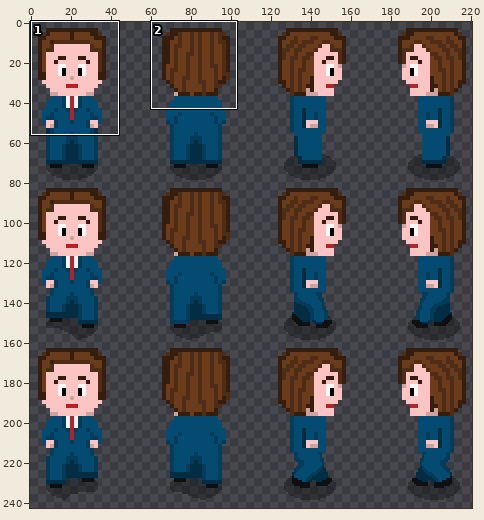
Two versions of one sprite sheet, src/sprites/male-guest-blue.png. Above, an overview of the earlier version with the close-up marked.
Close-up. Before the edit:
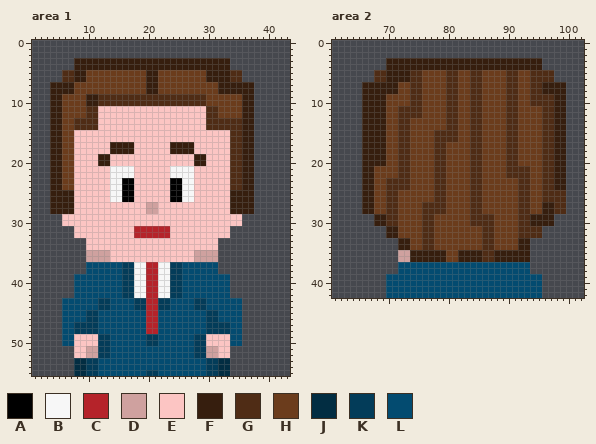
The file is 221x244 pixels. Shown: area 1: x 1..43, y 0..55; area 2: x 61..102, y 0..42. The wide view leaves out empty margins. The commit also changed other parts of the picture, which this record leaves out.
Palette (. is transparent): A #000000  B #f7f7f7  C #b5232a  D #cfa19f  E #fcc5c3  F #361e0e  G #4f2c15  H #6b3c1c  J #022d42  K #033c59  L #034b70
And afterwards:
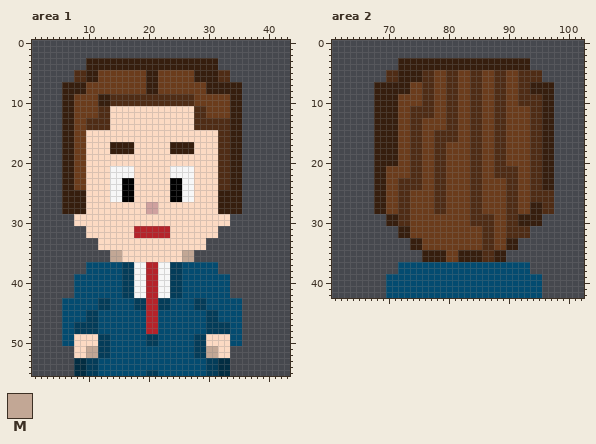
Colours new in this view: M #c2a795
Change:
Colour E changes from #fcc5c3 to #fcdac3.
Area 1:
Colour F gives way to colour E in rows 19 to 20 at x 12 to 13 and 28 to 29.
Colour E gives way to colour F in rows 25 to 28 at x 8 to 9 and 32 to 33.
Colour G gives way to colour F in rows 9 to 10 at x 12 to 13; in rows 13 to 24 at x 34 to 35.
Colour H gives way to colour F in rows 5 to 6 at x 10 to 11 and 28 to 29; in rows 7 to 8 at x 8 to 9 and 30 to 31; in rows 9 to 12 at x 6 to 7 and 34 to 35; in rows 13 to 24 at x 6 to 7.
Colour E gives way to colour G in rows 11 to 14 at x 12 to 13 and 28 to 29; in rows 15 to 24 at x 32 to 33.
Colour F gives way to colour G in rows 5 to 6 at x 8 to 9 and 32 to 33.
Colour E gives way to colour H in rows 15 to 24 at x 8 to 9.
Colour F gives way to colour H in rows 9 to 10 at x 10 to 11.
Colour G gives way to colour H in rows 9 to 10 at x 28 to 29; in rows 11 to 12 at x 10 to 11 and 30 to 31; in rows 13 to 14 at x 8 to 9.
Colour D gives way to colour M in rows 51 to 52 at x 10 to 11 and 30 to 31.
Colour E gives way to colour M in rows 35 to 36 at x 14 to 15 and 26 to 27.
Colour D is removed in rows 35 to 36 at x 10 to 13 and 28 to 31.
Colour E is removed in rows 29 to 30 at x 6 to 7 and 34 to 35; in rows 31 to 32 at x 8 to 9 and 32 to 33; in rows 33 to 34 at x 10 to 11 and 30 to 31.
Colour F is removed in rows 3 to 4 at x 8 to 9 and 32 to 33; in rows 7 to 28 at x 4 to 5 and 36 to 37.
Colour G is removed in rows 5 to 6 at x 6 to 7 and 34 to 35.
Area 2:
Colour G gives way to colour F in rows 5 to 6 at x 74 to 75; in rows 7 to 8 at x 94 to 95; in rows 9 to 24 at x 96 to 97; in rows 29 to 30 at x 70 to 71 and 92 to 93.
Colour H gives way to colour F in rows 7 to 8 at x 72 to 73; in rows 9 to 20 at x 70 to 71; in rows 21 to 26 at x 68 to 69; in rows 27 to 28 at x 68 to 69 and 94 to 95; in rows 31 to 32 at x 72 to 73; in rows 33 to 34 at x 74 to 75 and 90 to 91.
Colour F gives way to colour G in rows 5 to 6 at x 70 to 71; in rows 27 to 28 at x 96 to 97.
Colour H gives way to colour G in rows 5 to 10 at x 76 to 77, 88 to 89 and 92 to 93; in rows 11 to 12 at x 76 to 77, 88 to 89 and 94 to 95; in rows 13 to 22 at x 74 to 75, 88 to 89 and 94 to 95; in rows 23 to 24 at x 74 to 75, 90 to 91 and 94 to 95; in rows 25 to 26 at x 72 to 73, 90 to 91 and 94 to 95; in rows 27 to 30 at x 72 to 73 and 90 to 91.
Colour H gives way to colour G in rows 31 to 32 at x 90 to 91.
Colour G gives way to colour H in rows 5 to 6 at x 90 to 91; in rows 7 to 10 at x 74 to 75 and 90 to 91; in rows 11 to 20 at x 72 to 73 and 90 to 91; in rows 21 to 22 at x 72 to 73 and 92 to 93; in rows 23 to 26 at x 70 to 71 and 92 to 93; in rows 27 to 28 at x 70 to 71, 76 to 77 and 92 to 93.
Colour G gives way to colour H in rows 29 to 34 at x 76 to 77.
Colour D is removed in rows 35 to 36 at x 72 to 73.
Colour F is removed in rows 3 to 4 at x 70 to 71 and 94 to 95; in rows 7 to 24 at x 66 to 67 and 98 to 99; in rows 25 to 28 at x 66 to 67; in rows 29 to 30 at x 68 to 69 and 96 to 97; in rows 31 to 32 at x 70 to 71; in rows 33 to 34 at x 72 to 73 and 92 to 93.
Colour F is removed in rows 35 to 36 at x 74 to 75 and 90 to 93.
Colour G is removed in rows 5 to 6 at x 68 to 69 and 96 to 97; in rows 25 to 28 at x 98 to 99; in rows 31 to 32 at x 94 to 95.
Where, in picture pixels (left, top, right, bottom), the same in both close-ups:
changed: (50, 58, 254, 262)
changed: (74, 334, 98, 358)
changed: (206, 334, 230, 358)
changed: (362, 58, 434, 262)
changed: (494, 58, 566, 262)
